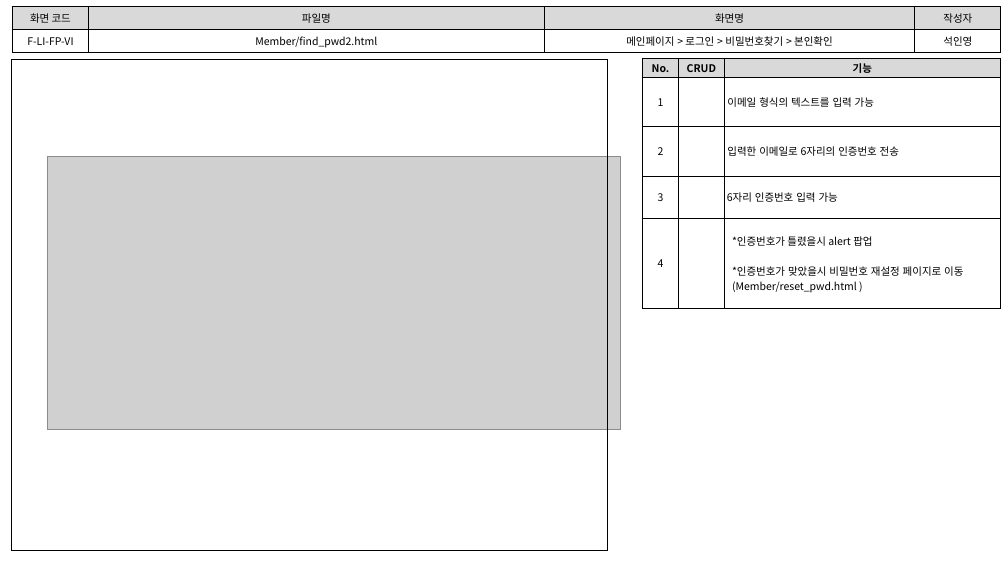
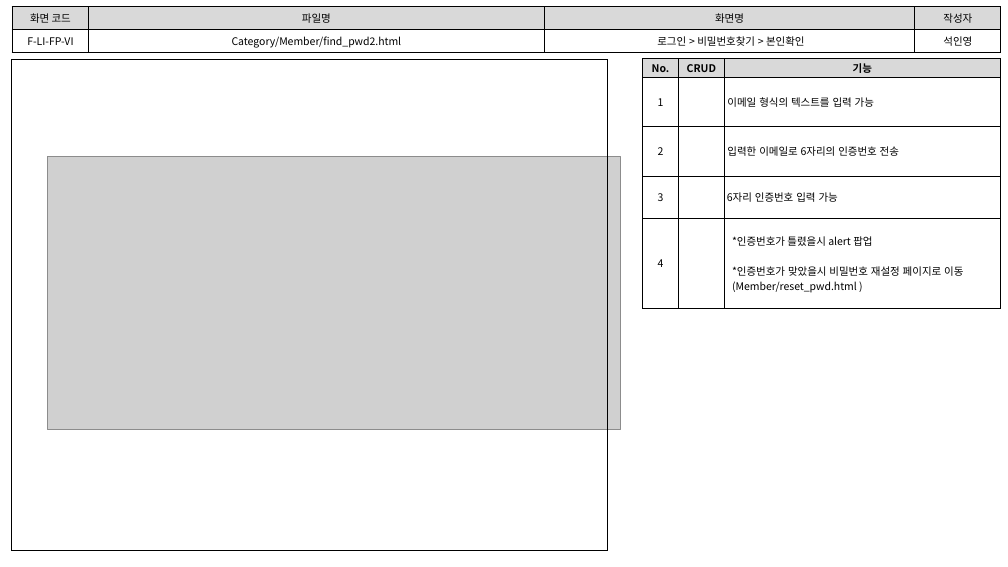
Before and after one commit to index506/cosmo6th_3thGroup, a slide deck: slide 5 of Text/02.화면설계도/3th_Project화면설계도(인영11.07).pptx. Drawn at 1008x567 pixels with LibreOffice and Linux fonts; fonts in the diff are those of the drawing; grey boxes stand for pictures. Boxes give left, top, right and bottom in pixels: in the first picture for what was removed or moved away, otherwise in the second. Text is boxed around its words. In the diff, an @@ line names an element or a change of style, - is before the commit and + after.

```diff
--- a/Text/02.화면설계도/3th_Project화면설계도(인영11.07).pptx
+++ b/Text/02.화면설계도/3th_Project화면설계도(인영11.07).pptx
@@ table at (12, 7, 1001, 52) @@
-row 2, column 2: Member/find_pwd2.html
+row 2, column 2: Category/Member/find_pwd2.html
-row 2, column 3: 메인페이지 > 로그인 > 비밀번호찾기 > 본인확인
+row 2, column 3: 로그인 > 비밀번호찾기 > 본인확인
```
Also in this commit, not shown: 7 other slides changed, 1 other file.
